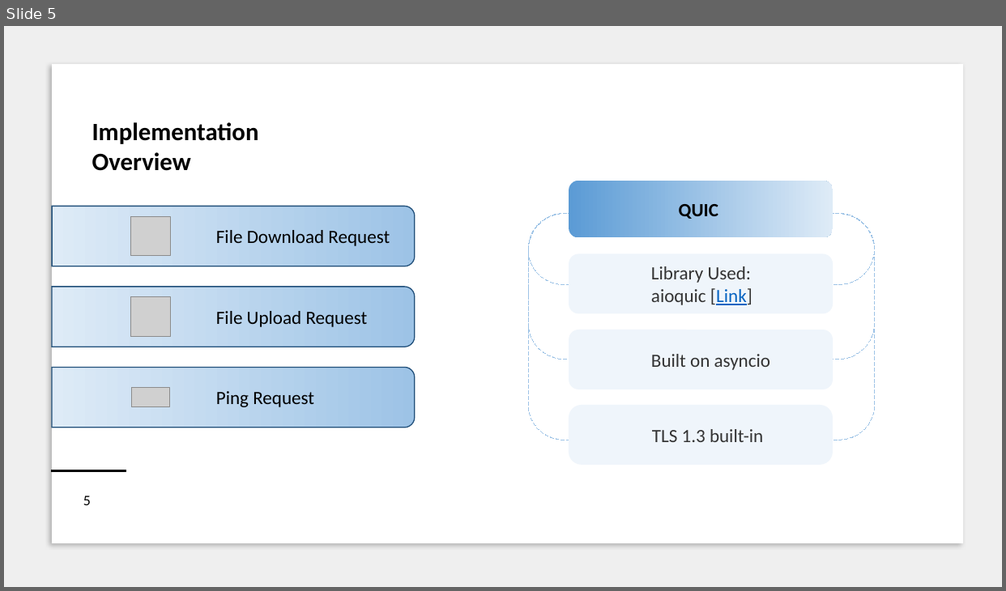
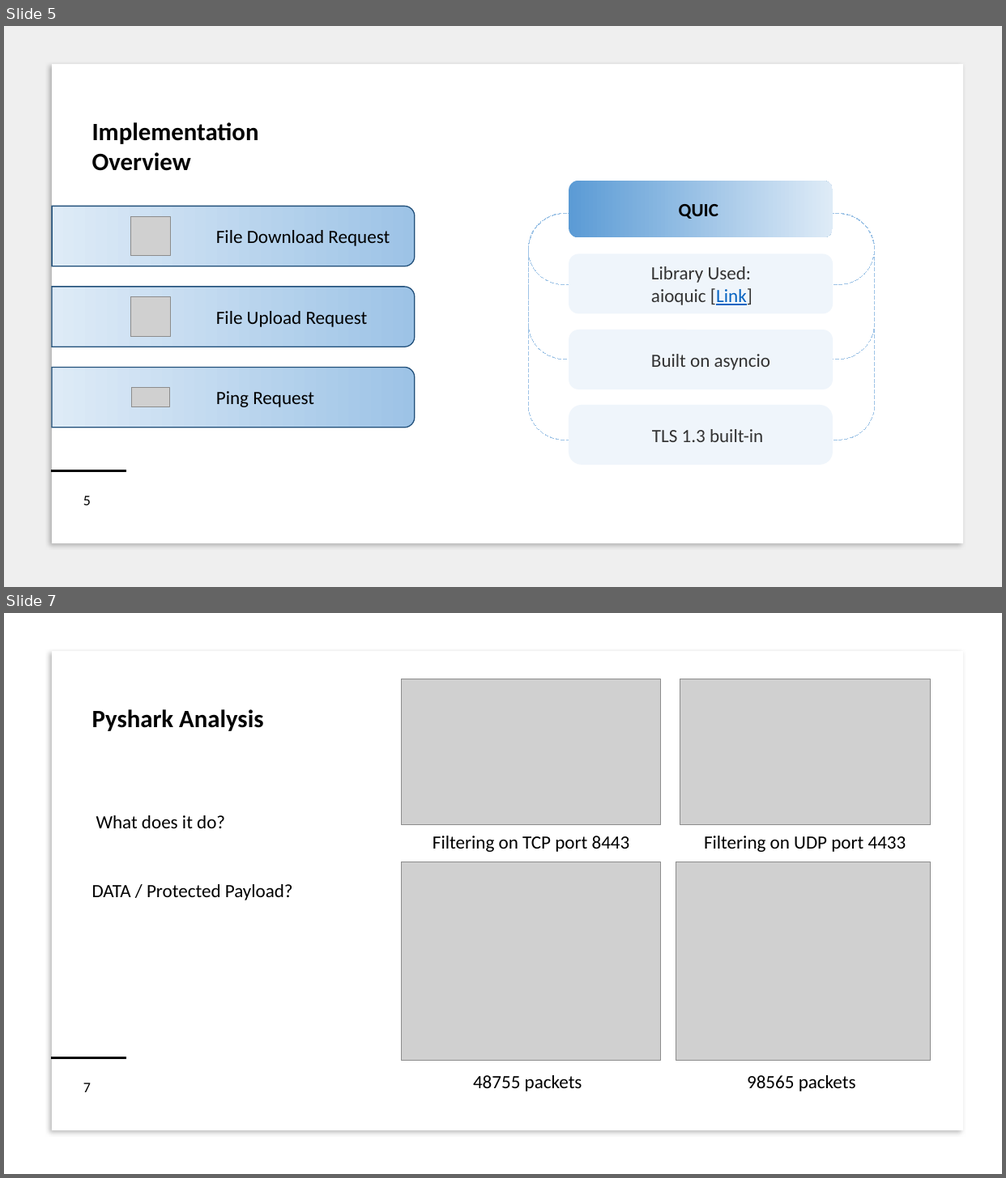
Before and after one commit to RicPu/NetworkSecurityProject, a slide deck: presentation/Presentation.pptx. Shown one above the other, each under a label of ours: slide 5 before the commit, slides 5 and 7 after it; the slides between them are not shown. The pictures are 1006x591 and 1006x1178 pixels, drawn with LibreOffice and Linux fonts; fonts in the diff are those of the drawing; grey boxes stand for pictures. Boxes give left, top, right and bottom in pixels: in the first picture for what was removed or moved away, otherwise in the second. Text is boxed around its words. In the diff, an @@ line names an element or a change of style, - is before the commit and + after.

```diff
--- a/presentation/Presentation.pptx
+++ b/presentation/Presentation.pptx
@@ slide 7 added at (4,613,1002,1174), background #FFFFFF @@
@@ rectangle added at (52,651,963,1131), fill #FFFFFF @@
@@ picture added at (402,679,661,825) @@
@@ picture added at (680,679,930,825) @@
@@ text added at (92,709,263,731), 24 pt, text #000000, bold @@
+Pyshark Analysis
@@ text added at (96,815,225,828), 18 pt, text #000000 @@
+What does it do?
@@ text added at (432,836,630,852), 18 pt, text #000000 @@
+Filtering on TCP port 8443
@@ text added at (704,836,906,852), 18 pt, text #000000 @@
+Filtering on UDP port 4433
@@ picture added at (402,862,661,1061) @@
@@ picture added at (675,862,930,1061) @@
@@ text added at (92,884,293,901), 18 pt, text #000000 @@
+DATA / Protected Payload?
@@ rectangle added at (52,1058,126,1059), fill #000000, outline #000000 1 pt @@
@@ text added at (83,1083,91,1093), 14 pt, text #000000 @@
+7
@@ text added at (473,1076,582,1092), 18 pt, text #000000 @@
+48755 packets
@@ text added at (747,1076,856,1092), 18 pt, text #000000 @@
+98565 packets
```
Also in this commit, not shown: 2 other slides added.
